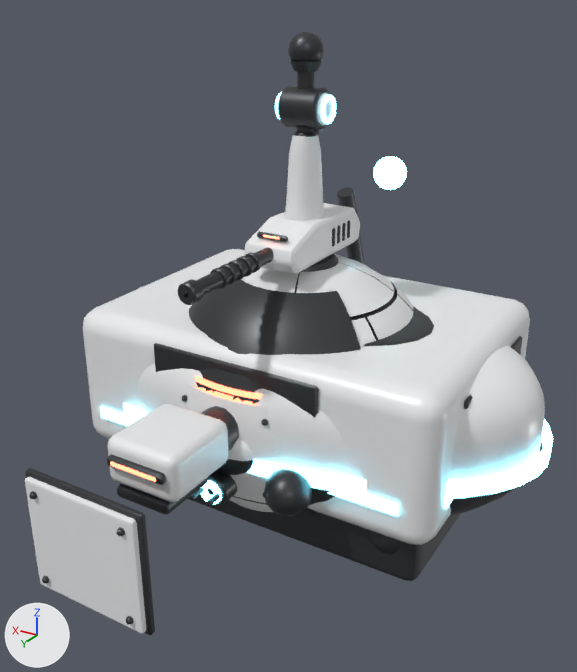
Before and after pictures for a commit that changed the glTF model assets/models/robots/walker.glb.
One viewpoint serves both versions: a camera (50 mm lens) standing at (-1.058, 1.848, 1.073) and looking at (0.001, 0.084, 0.191). The axes (+X, +Y, +Z) are drawn at lower left. The lights are the same throughout. The older version comes first.

The older version as bpy lines, for what is in view:
```python
me_leg_lower = bpy.data.meshes.new('leg_lower')
me_leg_lower.from_pydata(...)  # 574 vertices, 1128 faces; spans x -0.046..0.046, y -0.056..0.056, z 0.03..0.985
# faces by material slot: [336, 192, 600]
me_leg_lower.materials.append(mat_shell)  # white #ecedef
me_leg_lower.materials.append(mat_glow)  # cyan #59aabc, glowing cyan #7ce7ff
me_leg_lower.materials.append(mat_dark)  # dark grey #45484b
me_plate_flat = bpy.data.meshes.new('plate_flat')
me_plate_flat.from_pydata(...)  # 248 vertices, 472 faces; spans x -0.16..0.16, y -0.017..0.026, z -0.15..0.15
# faces by material slot: [108, 364]
me_plate_flat.materials.append(mat_shell)  # white #ecedef
me_plate_flat.materials.append(mat_dark)  # dark grey #45484b
me_sensor = bpy.data.meshes.new('sensor')
me_sensor.from_pydata(...)  # 241 vertices, 444 faces; spans x -0.163..0.163, y -0.043..0.058, z -0.066..0.078
# faces by material slot: [240, 204]
me_sensor.materials.append(mat_dark)  # dark grey #45484b
me_sensor.materials.append(mat_eye)  # dark red #592727, glowing red #ff694b
ob_leg_lower = bpy.data.objects.new('leg_lower', me_leg_lower)
ob_leg_lower.location = (0.0, 0.0, 0.0)
ob_plate_flat = bpy.data.objects.new('plate_flat', me_plate_flat)
ob_plate_flat.location = (0.0, 0.9, 0.0)
ob_sensor = bpy.data.objects.new('sensor', me_sensor)
ob_sensor.location = (0.0, 0.36, 0.12)
# also in view: 'turret' at (0.0, 0.164, 0.462); 'leg_upper' at (0.0, -0.004, 0.394); 'crawler_core' at (0.0, 0.0, -0.028); 'grappler_core' at (0.0, -0.029, -0.025); 'hound_head' at (0.0, 0.629, 0.085)
```
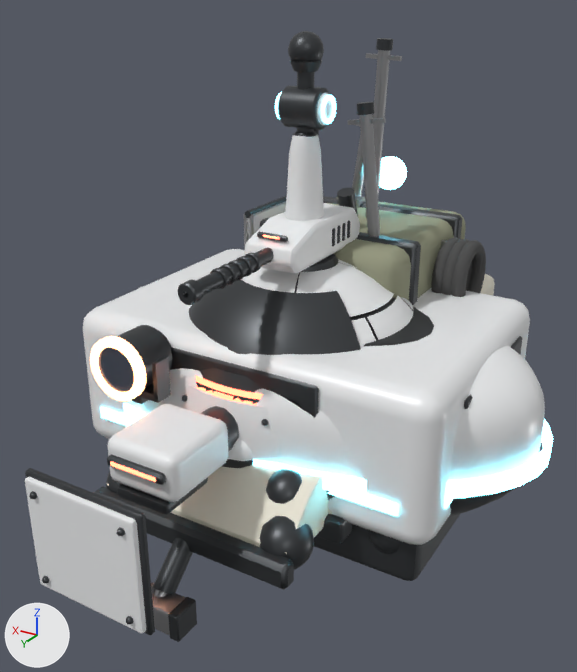
Location of each change, [x1, y1, x2, y2] in pixels of the pictures (577 x 672 px):
'engineer_kit', added
    after: [244, 38, 486, 305]
    faces in mat_canvas (yellow #95977e): [327, 197, 466, 303]
    faces in mat_steel (grey #adadaf): [244, 50, 447, 250]
    faces in mat_rubber (dark grey #4b4b4b): [431, 237, 486, 297]
    faces in mat_dark (dark grey #45484b): [245, 38, 462, 305]
'engineer_hull', added
    after: [94, 274, 495, 589]
    faces in mat_dark (dark grey #45484b): [94, 366, 352, 589]
    faces in mat_cream (pale yellow #eae5d4): [107, 274, 495, 554]
'engineer_lamp', added
    after: [90, 325, 172, 404]
    faces in mat_dark (dark grey #45484b): [116, 325, 172, 404]
    faces in mat_scanrim (orange #f59e6f, glowing orange #ffa574): [90, 336, 146, 402]
    faces in mat_lens (greyish blue #505969): [99, 347, 134, 392]
'engineer_hammer', added
    after: [151, 538, 197, 642]
    faces in mat_dark (dark grey #45484b): [153, 538, 197, 642]
    faces in mat_steel (grey #adadaf): [151, 582, 185, 636]

Patch to the scene script:
```diff
--- a/assets/models/robots/walker.glb.py
+++ b/assets/models/robots/walker.glb.py
@@ mat_scanrim @@
+mat_scanrim = principled_material('ScanRim')
+mat_scanrim.base_color = (0.91, 0.34, 0.16)  # orange #f59e6f
+mat_scanrim.roughness = 0.4
+mat_scanrim.emission_color = (1.0, 0.374, 0.176)  # orange #ffa574
+mat_scanrim.emission_strength = 5.46
@@ mat_lens @@
+mat_lens = principled_material('Lens')
+mat_lens.base_color = (0.08, 0.1, 0.14)  # greyish blue #505969
+mat_lens.metallic = 0.5
+mat_lens.roughness = 0.05
@@ mat_canvas @@
+mat_canvas = principled_material('Canvas')
+mat_canvas.base_color = (0.3, 0.31, 0.21)  # yellow #95977e
+mat_canvas.roughness = 0.95
@@ mat_rubber @@
+mat_rubber = principled_material('Rubber')
+mat_rubber.base_color = (0.07, 0.07, 0.07)  # dark grey #4b4b4b
+mat_rubber.roughness = 0.9
@@ mat_steel @@
+mat_steel = principled_material('Steel')
+mat_steel.base_color = (0.42, 0.42, 0.43)  # grey #adadaf
+mat_steel.metallic = 1.0
+mat_steel.roughness = 0.35
@@ mat_cream @@
+mat_cream = principled_material('Cream')
+mat_cream.base_color = (0.82, 0.78, 0.66)  # pale yellow #eae5d4
+mat_cream.roughness = 0.6
@@ me_engineer_lamp @@
+me_engineer_lamp.from_pydata(...)  # 260 vertices, 496 faces; spans x -0.091..0.091, y -0.15..0.075, z -0.125..0.085
+# faces by material slot: [224, 192, 80]
+me_engineer_lamp.materials.append(mat_dark)  # dark grey #45484b
+me_engineer_lamp.materials.append(mat_scanrim)  # orange #f59e6f, glowing orange #ffa574
+me_engineer_lamp.materials.append(mat_lens)  # greyish blue #505969
@@ me_engineer_kit @@
+me_engineer_kit.from_pydata(...)  # 1014 vertices, 1944 faces; spans x -0.361..0.302, y -0.3..0.3, z -0.132..0.65
+# faces by material slot: [188, 276, 280, 1200]
+me_engineer_kit.materials.append(mat_canvas)  # yellow #95977e
+me_engineer_kit.materials.append(mat_dark)  # dark grey #45484b
+me_engineer_kit.materials.append(mat_steel)  # grey #adadaf
+me_engineer_kit.materials.append(mat_rubber)  # dark grey #4b4b4b
@@ me_engineer_hull @@
+me_engineer_hull.from_pydata(...)  # 1133 vertices, 2126 faces; spans x -0.361..0.361, y -0.86..0.6, z -0.25..0.175
+# faces by material slot: [234, 1660, 56, 176]
+me_engineer_hull.materials.append(mat_cream)  # pale yellow #eae5d4
+me_engineer_hull.materials.append(mat_dark)  # dark grey #45484b
+me_engineer_hull.materials.append(mat_shell)  # white #ecedef
+me_engineer_hull.materials.append(mat_glow)  # cyan #59aabc, glowing cyan #7ce7ff
@@ me_engineer_hammer @@
+me_engineer_hammer.from_pydata(...)  # 152 vertices, 284 faces; spans x -0.09..0.09, y -0.159..0.038, z -0.037..0.161
+# faces by material slot: [136, 148]
+me_engineer_hammer.materials.append(mat_dark)  # dark grey #45484b
+me_engineer_hammer.materials.append(mat_steel)  # grey #adadaf
@@ ob_engineer_lamp @@
+ob_engineer_lamp = bpy.data.objects.new('engineer_lamp', me_engineer_lamp)
+ob_engineer_lamp.location = (0.25, 0.44, 0.2)
@@ ob_engineer_kit @@
+ob_engineer_kit = bpy.data.objects.new('engineer_kit', me_engineer_kit)
+ob_engineer_kit.location = (0.0, -0.36, 0.3)
@@ ob_engineer_hull @@
+ob_engineer_hull = bpy.data.objects.new('engineer_hull', me_engineer_hull)
+ob_engineer_hull.location = (0.0, 0.0, 0.0)
@@ ob_engineer_hammer @@
+ob_engineer_hammer = bpy.data.objects.new('engineer_hammer', me_engineer_hammer)
+ob_engineer_hammer.location = (0.0, 0.7, -0.3)
```
